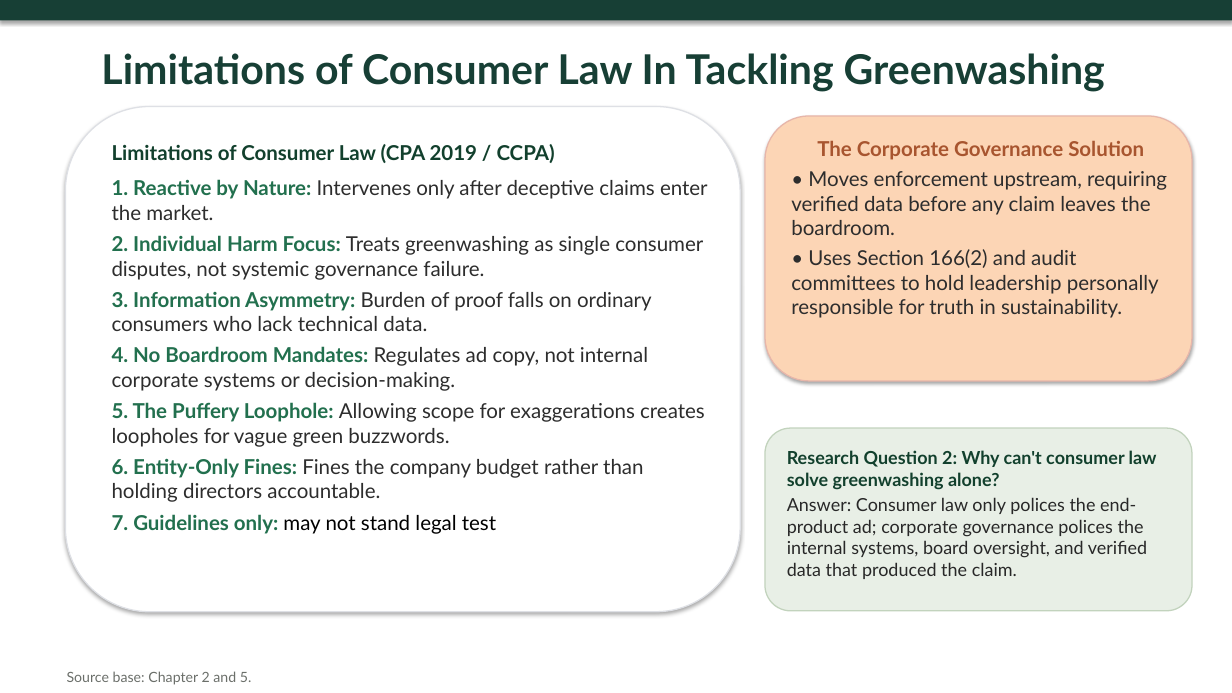
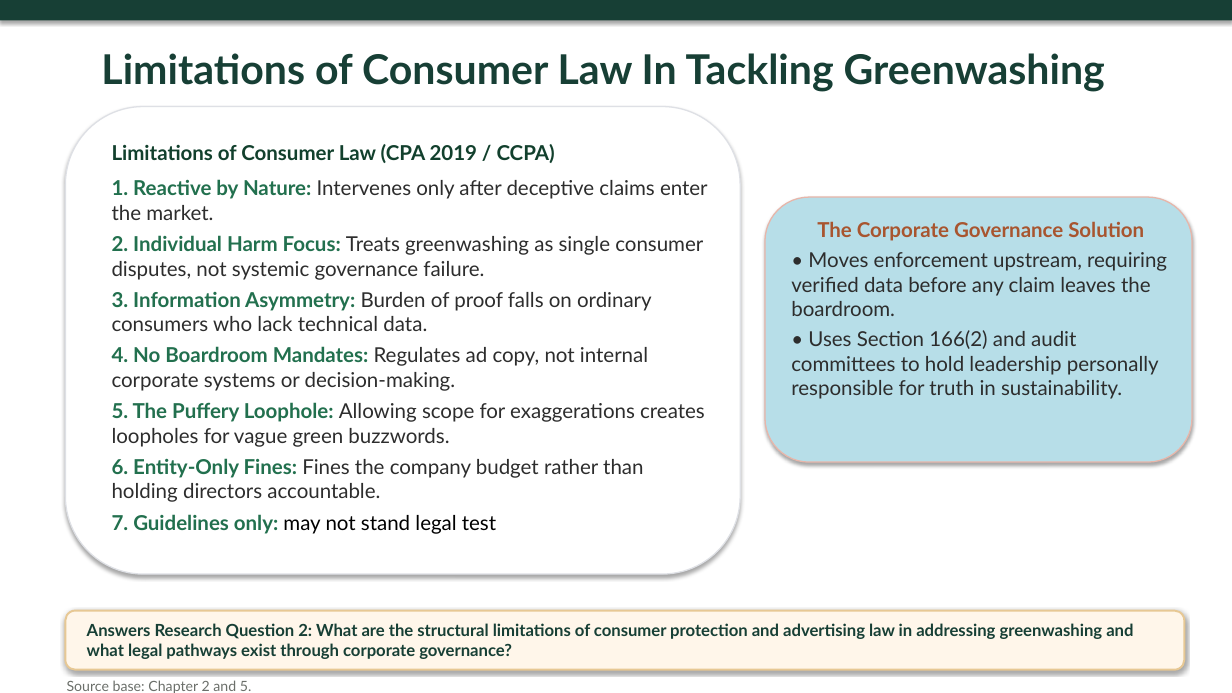
Before and after one commit to atul516/Final-VIva, a slide deck: slide 11 of Thesis Defence Presentation Final.pptx. Drawn at 1232x693 pixels with LibreOffice and Linux fonts; fonts in the diff are those of the drawing. Boxes give left, top, right and bottom in pixels: in the first picture for what was removed or moved away, otherwise in the second. Text is boxed around its words. In the diff, an @@ line names an element or a change of style, - is before the commit and + after.

```diff
--- a/Thesis Defence Presentation Final.pptx
+++ b/Thesis Defence Presentation Final.pptx
@@ rounded rectangle: place and size @@
-rounded rectangle at box(66, 106, 740, 612)
+rounded rectangle at box(66, 106, 740, 574)
@@ rounded rectangle: place and size @@
-rounded rectangle at box(765, 116, 1192, 381)
+rounded rectangle at box(765, 197, 1192, 462)
@@ rounded rectangle at box(765, 197, 1192, 462): fill #FCD5B5 to #B7DEE8 @@
@@ text "The Corporate Governance Solution": place and size @@
-text "The Corporate Governance Solution" at box(791, 141, 1167, 318)
+text "The Corporate Governance Solution" at box(791, 221, 1167, 399)
@@ rounded rectangle removed at box(765, 428, 1192, 611) @@
@@ text removed at box(787, 450, 1157, 579) @@
-Research Question 2: Why can't consumer law solve greenwashing alone?
-Answer: Consumer law only polices the end-product ad; corporate governance polices the internal systems, board oversight, and verified data that produced the claim.
@@ rounded rectangle added at box(66, 611, 1185, 670), fill #FFF6EA, outline #E7C894 1.5 pt, 13 pt, text #173F35, bold @@
+Answers Research Question 2: What are the structural limitations of consumer protection and advertising law in addressing greenwashing and what legal pathways exist through corporate governance?
@@ text "Source base: Chapter 2 and ...": place and size @@
-text "Source base: Chapter 2 and ..." at box(67, 671, 252, 685)
+text "Source base: Chapter 2 and ..." at box(67, 680, 252, 693)
```
Also in this commit, not shown: 8 other slides changed.
